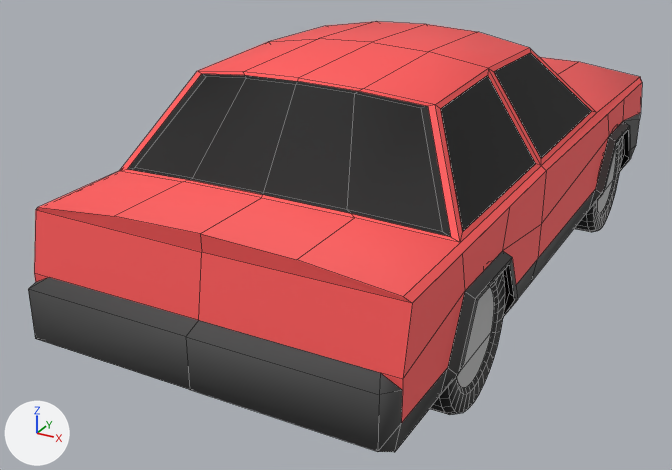
A saved change to the OBJ model cvpr2025/data/car.obj.
Both versions are drawn from a camera (50 mm lens) standing at (0.29, -1.52, 2.0) and looking at (-1.65, 2.01, 0.23). The axes (+X, +Y, +Z) are drawn at lower left. The lights are the same throughout. Mesh edges are drawn as thin lines. Where no turn or scale is listed for an object, it has been applied to the vertices.

Names of what the first picture shows: 'Car_Cube.001'.
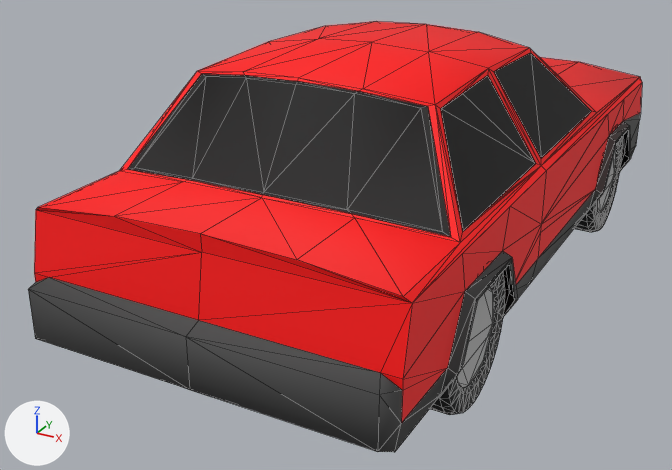
The newer file is also turned or shifted as a whole; pictures and numbers use the older file's frame.

What changed in the scene script:
```text
Change mat_body:
    mat_body.base_color: (1.0, 0.1, 0.1) -> (1.0, 0.0, 0.0)  # red #ff5959 -> red #ff0000
```

Changed parts and their boxes [x1, y1, x2, y2] in the pictures (672 x 470 px):
'Car_Cube.001', recoloured
    both: [28, 21, 642, 451]
